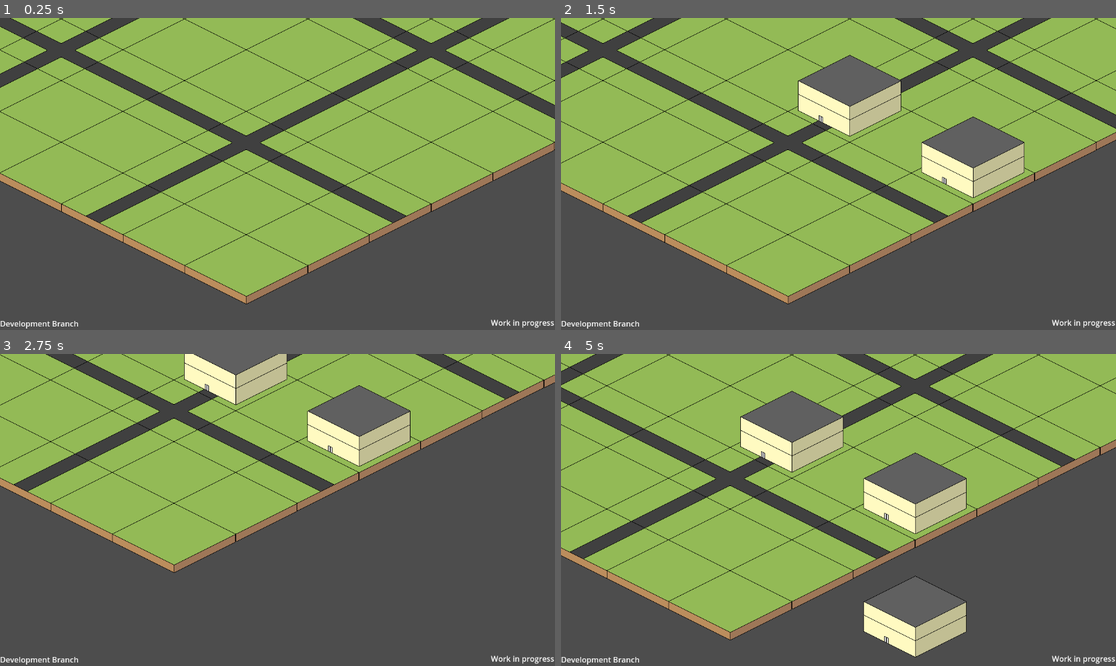
Above: before the commit, frames 1-4 (two rows, left to right).
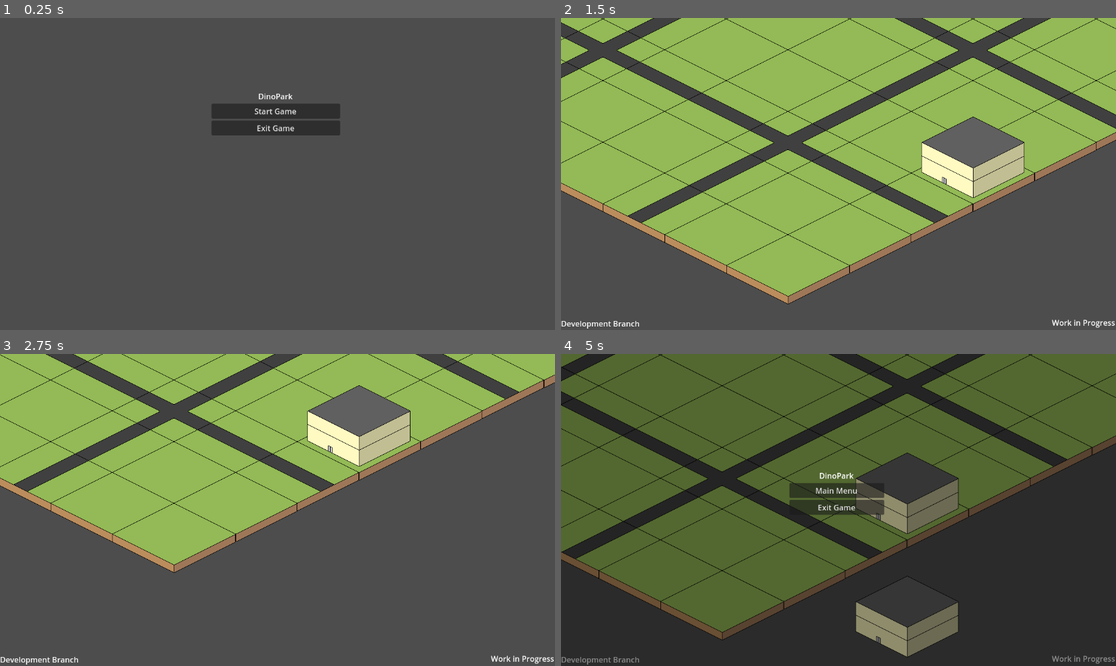
Above: after the commit, the same moments.

Repository: Olyveon/DinoPark
Game: Godot game, scene res://scenes/main_menu.tscn
Two runs of this game, one before a commit and one after it. Both use one fixed random seed, a clock stepped at 60 frames per second and the inputs below. Before the commit the project starts from res://scenes/game.tscn.
Inputs (mouse positions are in pixels of both pictures, inside the frame that each line leads up to):
- Up to frame 1 (0.25 s): no input
- Up to frame 2 (1.5 s): click (838, 111) at 0.5 s, where only the run after the commit has a clickable "Start Game"; tap Enter at 1.25 s; move the mouse to (960, 158) at 1.27 s; hold D (move_right) from 1.28 s (still down); click (960, 158) at 1.42 s
- Up to frame 3 (2.75 s): move the mouse to (166, 525) at 2.02 s; release D (move_right) at 2.03 s; hold S (move_down) from 2.03 s (still down)
- Up to frame 4 (5 s): move the mouse to (894, 441) at 2.77 s; release S (move_down) at 2.78 s; hold D (move_right) 2.78-3.53 s; move the mouse to (810, 572) at 3.52 s; hold Up (move_up) 3.53-4.28 s; click (810, 572) at 3.67 s; move the mouse to (1005, 556) at 4.27 s; hold A (move_left) from 4.28 s (still down); tap Escape (pause, bound only after the commit) at 4.9 s

The runs differ from the first frame. In frame 1, 62% of the frame differs, in the area x 0-100%, y 0-100%; in frame 2, 3.4%; in frame 3, 2.3%; in frame 4, 98%.

Commit message:
added a main menu and a pause menu

Diff:
--- a/project.godot
+++ b/project.godot
@@ -12,7 +12,7 @@
 
 config/name="DinoPark"
 config/version="v0.0.1"
-run/main_scene="res://scenes/game.tscn"
+run/main_scene="res://scenes/main_menu.tscn"
 config/features=PackedStringArray("4.2", "Forward Plus")
 config/icon="res://icon.svg"
 
@@ -56,3 +56,8 @@
 "events": [Object(InputEventMouseButton,"resource_local_to_scene":false,"resource_name":"","device":-1,"window_id":0,"a …(253 unchanged characters)…
 ]
 }
+pause={
+"deadzone": 0.5,
+"events": [Object(InputEventKey,"resource_local_to_scene":false,"resource_name":"","device":-1,"window_id":0,"alt_pressed":false,"shift_pressed":false,"ctrl_pressed":false,"meta_pressed":false,"pressed":false,"keycode":0,"physical_keycode":4194305,"key_label":0,"unicode":0,"echo":false,"script":null)
+]
+}
--- a/scenes/game.tscn
+++ b/scenes/game.tscn
@@ -1,8 +1,9 @@
-[gd_scene load_steps=7 format=3 uid="uid://b1tom3lko7gjj"]
+[gd_scene load_steps=8 format=3 uid="uid://b1tom3lko7gjj"]
 
 [ext_resource type="Script" path="res://scripts/player.gd" id="1_8t4nh"]
 [ext_resource type="Texture2D" uid="uid://c6dwgxf60u7qj" path="res://assets/sprites/standard_tilemap.png" id="1_oenw5"]
 [ext_resource type="Texture2D" uid="uid://dj7p2rqw3s24g" path="res://assets/sprites/standard_buildings.png" id="2_qo3u4"]
+[ext_resource type="Script" path="res://scripts/pause.gd" id="4_4261l"]
 
 [sub_resource type="TileSetAtlasSource" id="TileSetAtlasSource_ine23"]
 texture = ExtResource("1_oenw5")
@@ -80,7 +81,7 @@
 offset_bottom = -2.0
 grow_horizontal = 0
 grow_vertical = 0
-text = "Work in progress"
+text = "Work in Progress"
 
 [node name="Branch" type="Label" parent="Player/Interface/UI"]
 layout_mode = 1
@@ -92,3 +93,56 @@
 grow_vertical = 0
 text = "Development Branch
 "
+
+[node name="Menu" type="CanvasLayer" parent="Player"]
+process_mode = 3
+
+[node name="Pause" type="Control" parent="Player/Menu"]
+visible = false
+layout_mode = 3
+anchors_preset = 15
+anchor_right = 1.0
+anchor_bottom = 1.0
+grow_horizontal = 2
+grow_vertical = 2
+script = ExtResource("4_4261l")
+
+[node name="BlackOverlay" type="ColorRect" parent="Player/Menu/Pause"]
+layout_mode = 1
+anchors_preset = 15
+anchor_right = 1.0
+anchor_bottom = 1.0
+grow_horizontal = 2
+grow_vertical = 2
+color = Color(0, 0, 0, 0.439216)
+
+[node name="VBoxContainer" type="VBoxContainer" parent="Player/Menu/Pause/BlackOverlay"]
+layout_mode = 1
+anchors_preset = 8
+anchor_left = 0.5
+anchor_top = 0.5
+anchor_right = 0.5
+anchor_bottom = 0.5
+offset_left = -102.0
+offset_top = -83.0
+offset_right = 95.0
+offset_bottom = 124.0
+grow_horizontal = 2
+grow_vertical = 2
+
+[node name="Label" type="Label" parent="Player/Menu/Pause/BlackOverlay/VBoxContainer"]
+layout_mode = 2
+text = "DinoPark"
+horizontal_alignment = 1
+
+[node name="MainMenu" type="Button" parent="Player/Menu/Pause/BlackOverlay/VBoxContainer"]
+layout_mode = 2
+size_flags_vertical = 4
+text = "Main Menu"
+
+[node name="Exit" type="Button" parent="Player/Menu/Pause/BlackOverlay/VBoxContainer"]
+layout_mode = 2
+text = "Exit Game"
+
+[connection signal="pressed" from="Player/Menu/Pause/BlackOverlay/VBoxContainer/MainMenu" to="Player/Menu/Pause" method="_on_main_menu_pressed"]
+[connection signal="pressed" from="Player/Menu/Pause/BlackOverlay/VBoxContainer/Exit" to="Player/Menu/Pause" method="_on_exit_pressed"]
--- /dev/null
+++ b/scenes/main_menu.tscn
@@ -0,0 +1,42 @@
+[gd_scene load_steps=2 format=3 uid="uid://b3mrt36hok40y"]
+
+[ext_resource type="Script" path="res://scripts/MainMenu.gd" id="1_oos1t"]
+
+[node name="Main Menu" type="Control"]
+layout_mode = 3
+anchors_preset = 15
+anchor_right = 1.0
+anchor_bottom = 1.0
+grow_horizontal = 2
+grow_vertical = 2
+script = ExtResource("1_oos1t")
+
+[node name="VBoxContainer" type="VBoxContainer" parent="."]
+layout_mode = 1
+anchors_preset = 8
+anchor_left = 0.5
+anchor_top = 0.5
+anchor_right = 0.5
+anchor_bottom = 0.5
+offset_left = -137.0
+offset_top = -173.0
+offset_right = 130.0
+offset_bottom = 128.0
+grow_horizontal = 2
+grow_vertical = 2
+
+[node name="Label" type="Label" parent="VBoxContainer"]
+layout_mode = 2
+text = "DinoPark"
+horizontal_alignment = 1
+
+[node name="StartGame" type="Button" parent="VBoxContainer"]
+layout_mode = 2
+text = "Start Game"
+
+[node name="Exit" type="Button" parent="VBoxContainer"]
+layout_mode = 2
+text = "Exit Game"
+
+[connection signal="pressed" from="VBoxContainer/StartGame" to="." method="_on_start_game_pressed"]
+[connection signal="pressed" from="VBoxContainer/Exit" to="." method="_on_exit_pressed"]
--- /dev/null
+++ b/scripts/MainMenu.gd
@@ -0,0 +1,7 @@
+extends Control
+
+func _on_exit_pressed():
+	get_tree().quit()
+
+func _on_start_game_pressed():
+	get_tree().change_scene_to_file("res://scenes/game.tscn")
--- /dev/null
+++ b/scripts/pause.gd
@@ -0,0 +1,15 @@
+extends Control
+
+func _input(event):
+	if event.is_action_pressed("pause"):
+		var new_pause_state = not get_tree().paused
+		get_tree().paused = new_pause_state
+		visible = new_pause_state
+
+func _on_exit_pressed():
+	get_tree().quit()
+
+
+func _on_main_menu_pressed():
+	get_tree().paused = false
+	get_tree().change_scene_to_file("res://scenes/main_menu.tscn")
